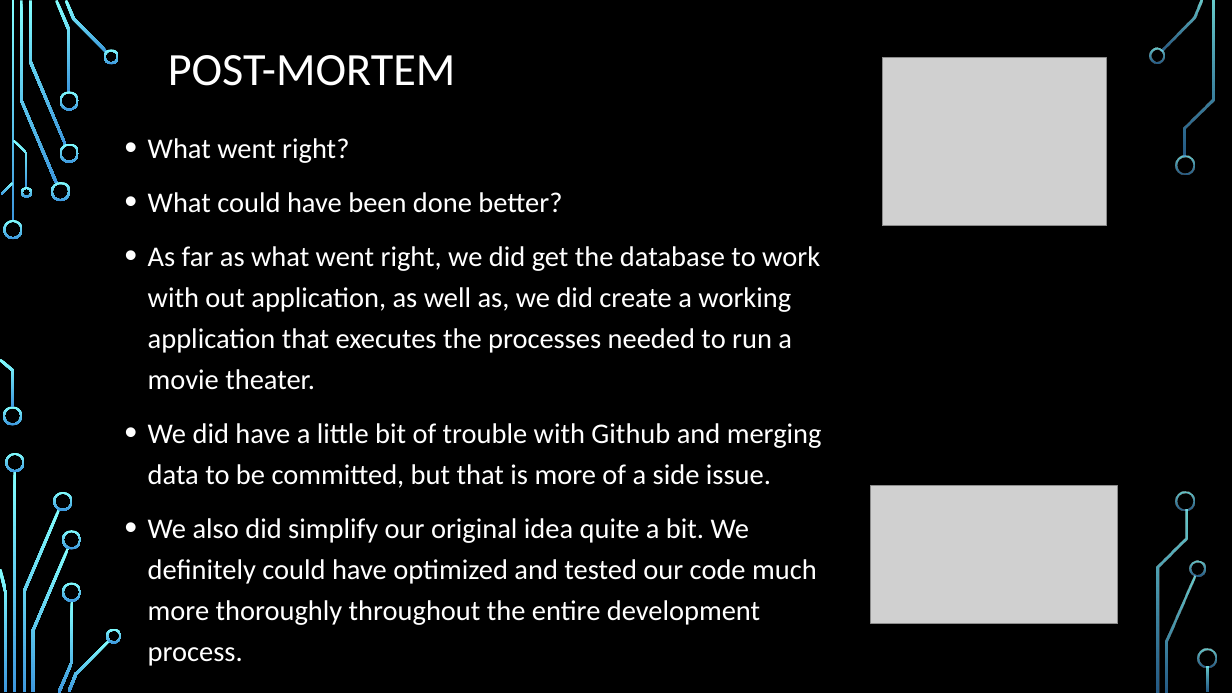
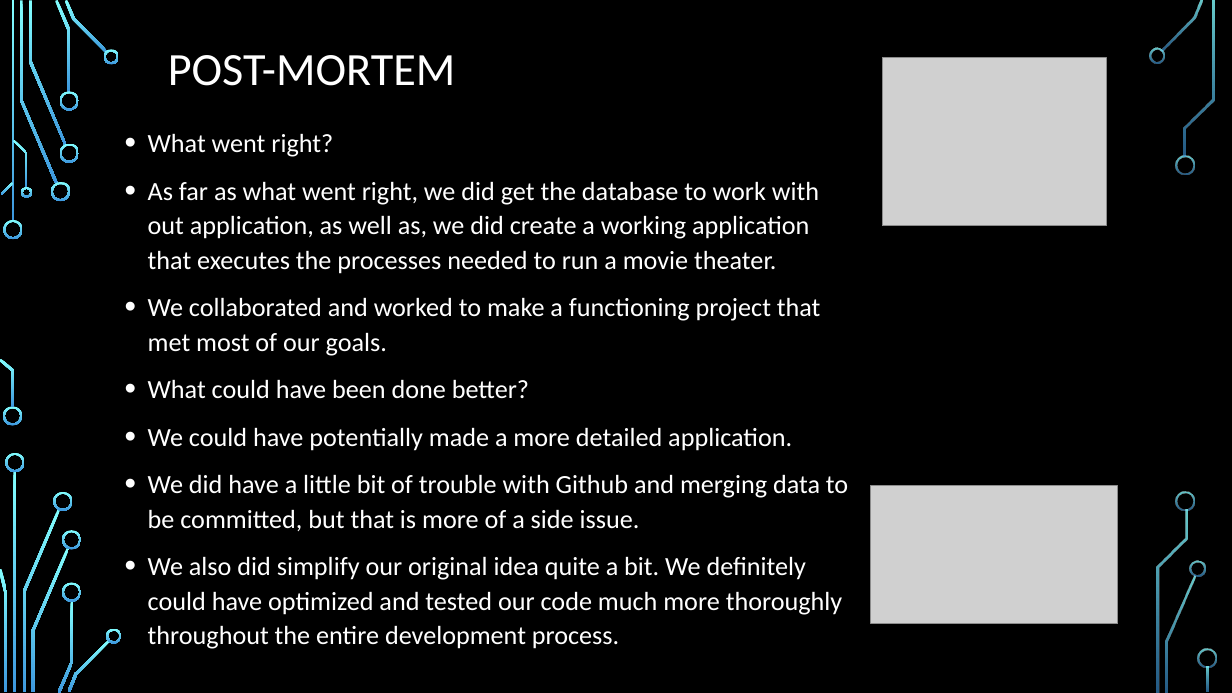
Before and after one commit to KathLevi/TheaterApp, a slide deck: slide 10 of Database Final Presentation.pptx. Drawn at 1232x693 pixels with LibreOffice and Linux fonts; fonts in the diff are those of the drawing; grey boxes stand for pictures; background and template pictures are left out. Boxes give left, top, right and bottom in pixels: in the first picture for what was removed or moved away, otherwise in the second. Text is boxed around its words. In the diff, an @@ line names an element or a change of style, - is before the commit and + after.

```diff
--- a/Database Final Presentation.pptx
+++ b/Database Final Presentation.pptx
@@ text at <box>148,133,848,649</box>: size 22.2 to 20.4 pt in "What went right?", "What could have been done better?", "We did have a little bit of ...", "We also did simplify our original idea ..."; line spacing 1.2 to 1.1 @@
@@ text at <box>148,181,821,356</box>: paragraphs added @@
+• As far as what went right, we did get the database to work with out application, as well as, we did create a working application that executes the processes needed to run a movie theater.
+• We collaborated and worked to make a functioning project that met most of our goals.
@@ text at <box>148,427,792,451</box>: text changed; size 22.2 to 20.4 pt @@
-• As far as what went right, we did get the database to work with out application, as well as, we did create a working application that executes the processes needed to run a movie theater.
+• We could have potentially made a more detailed application.
```
Also in this commit, not shown: 1 other slide changed.
